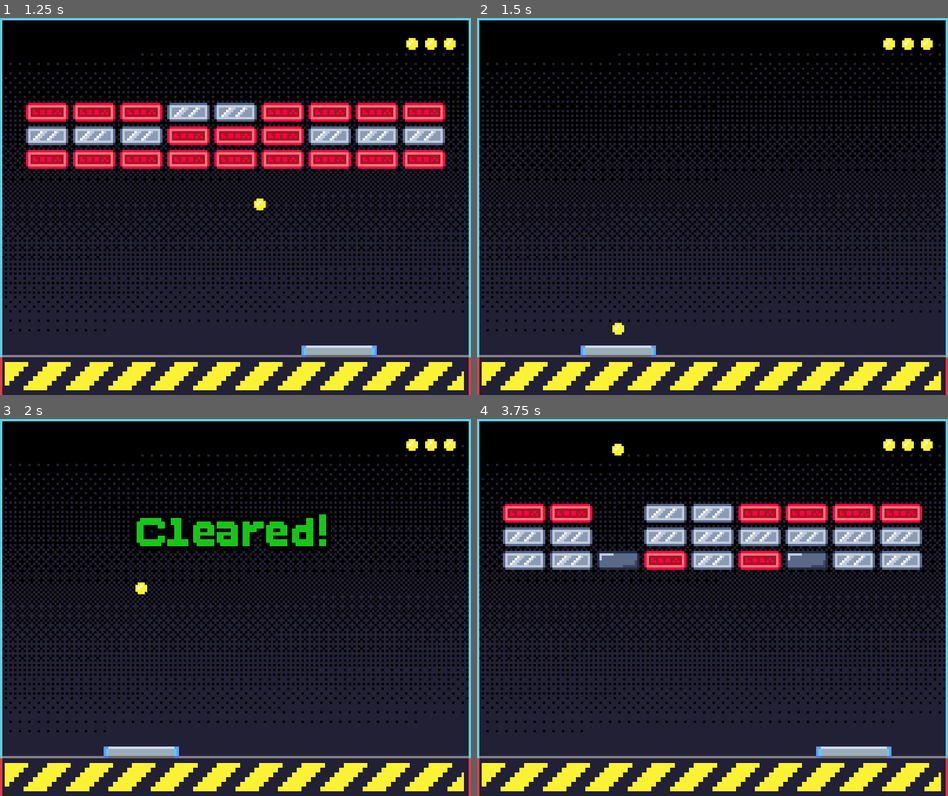
Above: before the commit, frames 1-4 (two rows, left to right).
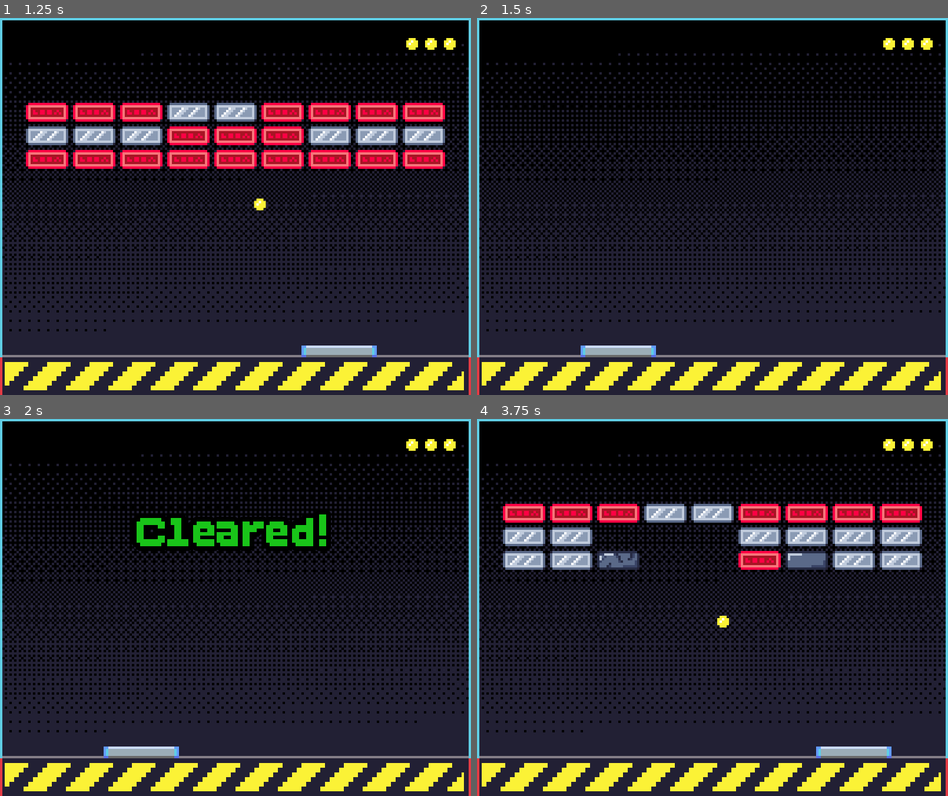
Above: after the commit, the same moments.

Repository: M-erb/godot-bouncy-breakout
Game: Godot game, scene res://scenes/world/world.tscn
Same seed, same stepped clock (60 frames per second), same inputs: the game is played once before the commit and once after it.
Inputs (mouse positions are in pixels of both pictures, inside the frame that each line leads up to):
- Up to frame 1 (1.25 s): tap Enter at 0.5 s; move the mouse to (339, 187) at 0.52 s; click (339, 187) at 0.67 s
- Up to frame 2 (1.5 s): move the mouse to (618, 225) at 1.27 s; click (618, 225) at 1.42 s
- Up to frame 3 (2 s): no input
- Up to frame 4 (3.75 s): move the mouse to (759, 524) at 2.02 s; click (759, 524) at 2.17 s; move the mouse to (688, 682) at 2.77 s; click (688, 682) at 2.92 s; move the mouse to (853, 664) at 3.52 s; click (853, 664) at 3.67 s

Frame 1 is identical in both runs. In frame 2, less than 0.1% of the frame differs, in the area x 28-32%, y 80-85%; in frame 3, less than 0.1%; in frame 4, 2.4%, in the area x 25-55%, y 6-56%.

Commit message:
feat: add win detection+ hide ball func

Diff:
--- a/scenes/ball/ball.gd
+++ b/scenes/ball/ball.gd
@@ -3,7 +3,7 @@
 @export var paddle: Paddle
 @export var speed: float = 120.0
 
-enum States {Docked, Flying}
+enum States {Docked, Flying, Hidden}
 var state: States = States.Docked
 
 func _ready() -> void:
@@ -17,11 +17,17 @@
 	if state == States.Docked:
 		handleDock()
 
+	if state == States.Hidden:
+		handleHide()
+
 func dock() -> void:
 	state = States.Docked
 
 func fly() -> void:
 	state = States.Flying
+
+func hideMe() -> void:
+	state = States.Hidden
 
 func handleDock() -> void:
 	if paddle:
@@ -29,6 +35,9 @@
 
 	if Input.is_mouse_button_pressed(MOUSE_BUTTON_LEFT):
 		state = States.Flying
+
+func handleHide() -> void:
+	position = Vector2(0, -100)
 
 func handleFly(delta: float) -> void:
 	var collision := move_and_collide(velocity * delta)
--- a/scenes/world/world.gd
+++ b/scenes/world/world.gd
@@ -37,6 +37,12 @@
 	return animation.animation_finished
 
 func handleLvlCleared() -> void:
-	ball.dock()
+	ball.hideMe()
+
 	await handleShowMssg('Cleared!', Color(0.098, 0.769, 0.098, 1.0))
-	lvl.generateLvl()
+
+	if Global.isWin():
+		handleShowMssg('You Win!', Color(0.098, 0.769, 0.098, 1.0))
+	else:
+		lvl.generateLvl()
+		ball.dock()
--- a/scripts/global.gd
+++ b/scripts/global.gd
@@ -82,3 +82,8 @@
 		'BBBBBBBBB',
 	]
 ]
+
+var lastLvlIndex := lvls.size() - 1
+
+func isWin() -> bool:
+	return lvlIndex > lastLvlIndex
